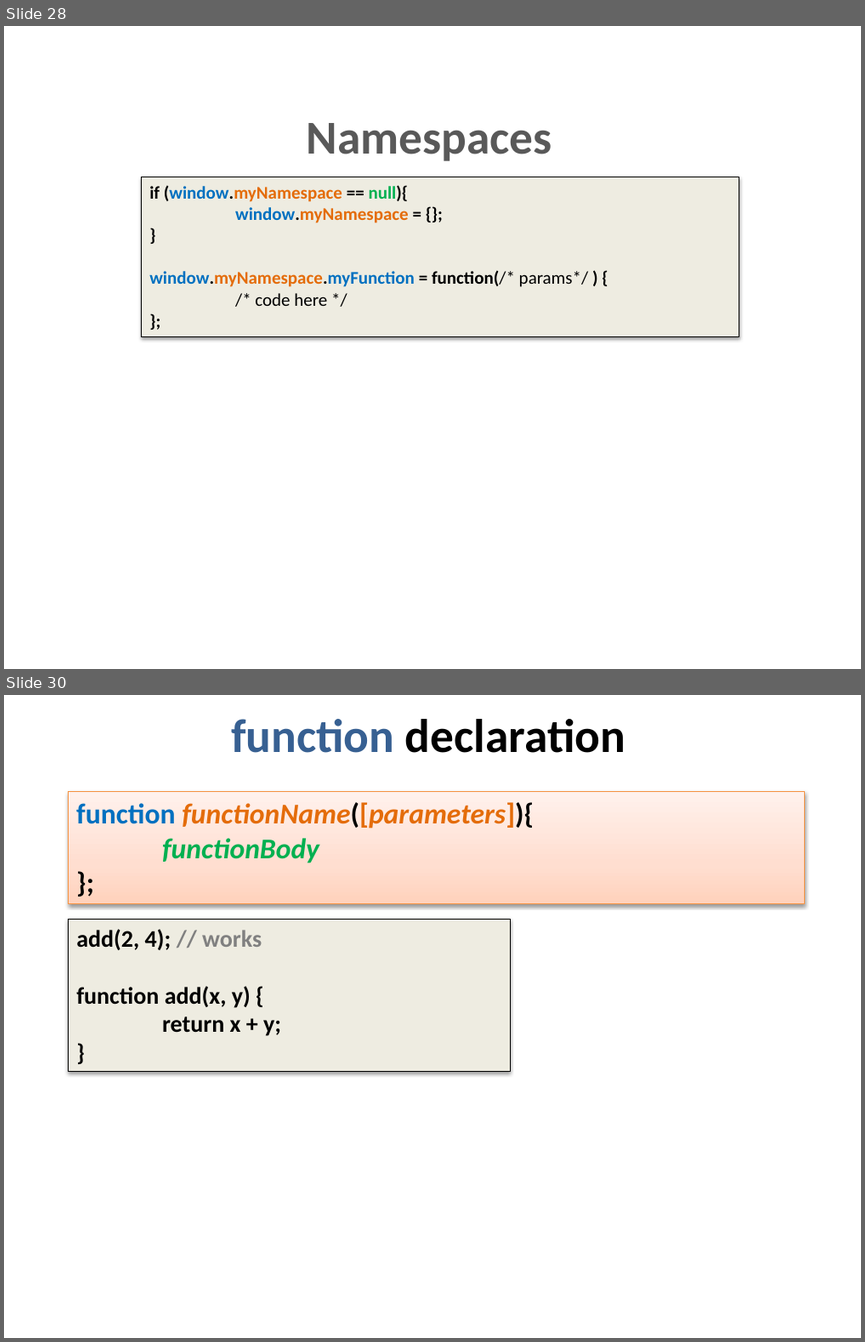
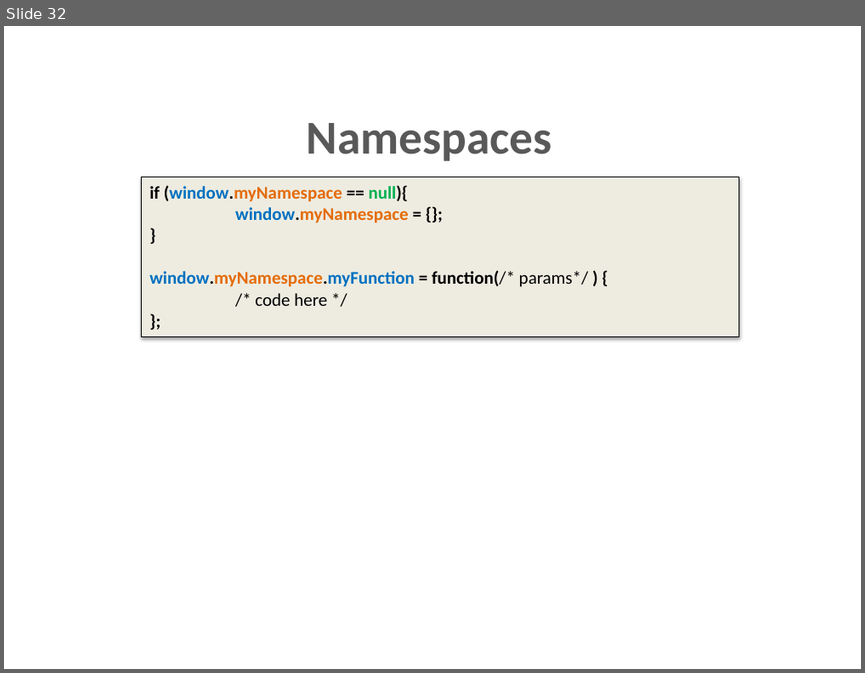
Before and after one commit to dzmitry-varabei/front-end-course, a slide deck: lecture-3-recap-scope/scope.pptx. Shown one above the other, each under a label of ours: slides 28 and 30 before the commit, slide 32 after it; the slides between them are not shown. The pictures are 865x1342 and 865x673 pixels, drawn with LibreOffice and Linux fonts; fonts in the diff are those of the drawing. Boxes give left, top, right and bottom in pixels: in the first picture for what was removed or moved away, otherwise in the second. Text is boxed around its words. In the diff, an @@ line names an element or a change of style, - is before the commit and + after.

```diff
--- a/lecture-3-recap-scope/scope.pptx
+++ b/lecture-3-recap-scope/scope.pptx
@@ slide 30 removed at (4, 695, 861, 1338), background #FFFFFF @@
@@ title removed at (231, 719, 625, 753) @@
-function declaration
@@ rectangle removed at (69, 792, 804, 904) @@
-function functionName([parameters]){
-functionBody
-};
@@ rectangle removed at (69, 919, 511, 1072) @@
-add(2, 4); // works
-function add(x, y) {
-return x + y;
-}
@@ what was slide 28 is now slide 32 @@
```
Also in this commit, not shown: 4 slides added, 16 other slides removed, 2 other files.
